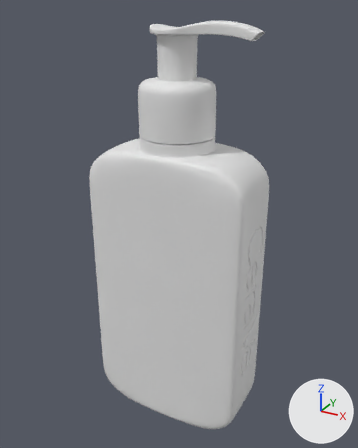
The glTF model public/product/models/hydrating-cleanser.glb: old version first, new version second.
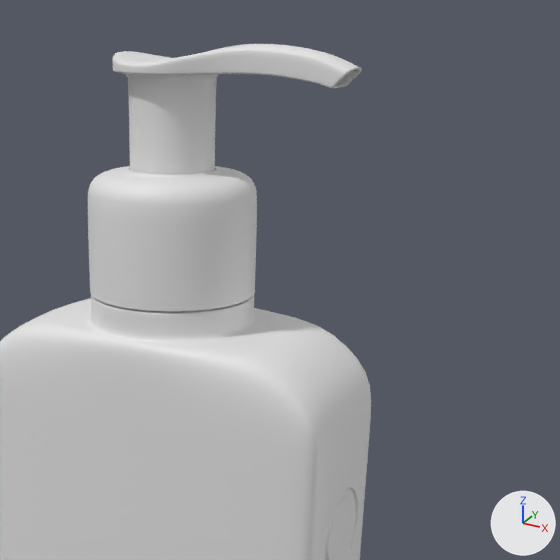
Each version appears first whole from a 50 mm camera at (0.0938, -0.1692, 0.1765) aimed at (-0.0004, 0.0022, 0.0909), and next in a close-up on the part from 27% to 100% of the width and 0% to 58% of the height. Lighting does not change. The marker at lower right points along +X, +Y and +Z. Materials are left out; every surface is plain grey.

Script lines for the objects in view, before the commit:
```python
me_bottle = bpy.data.meshes.new('bottle')
me_bottle.from_pydata(...)  # 9417 vertices, 18830 faces; spans x -0.0353..0.0353, y -0.0174..0.0174, z 0.0..0.1329
me_bottle.materials.append(mat_material__1)
me_mid_cap = bpy.data.meshes.new('mid cap')
me_mid_cap.from_pydata(...)  # 1472 vertices, 2816 faces; spans x -0.015..0.015, y -0.015..0.015, z 0.1302..0.1517
me_mid_cap.materials.append(mat_material__0)
me_topcap = bpy.data.meshes.new('topcap')
me_topcap.from_pydata(...)  # 1588 vertices, 3108 faces; spans x -0.01..0.0329, y -0.01..0.01, z 0.1502..0.172
me_topcap.materials.append(mat_material__0)
ob_bottle = bpy.data.objects.new('bottle', me_bottle)
ob_bottle.location = (0.0, 0.0, 0.0)
ob_mid_cap = bpy.data.objects.new('mid cap', me_mid_cap)
ob_mid_cap.location = (0.0, 0.0, 0.0)
ob_topcap = bpy.data.objects.new('topcap', me_topcap)
ob_topcap.location = (0.0, 0.0, 0.0)
```
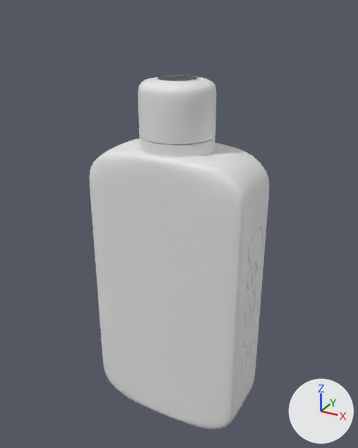
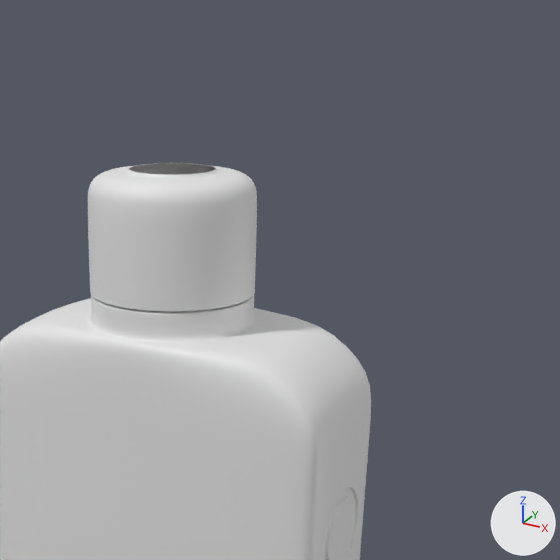
The newer file is also rescaled (x24.8) as a whole; pictures and numbers use the older file's frame.

Pixel boxes (x1, y1, x2, y2) of what changed, in the close-ups (560 x 560 px):
'topcap', deleted: before (112, 44, 362, 175)

The change in detail:
Object 'topcap' (ob_topcap) is deleted.
